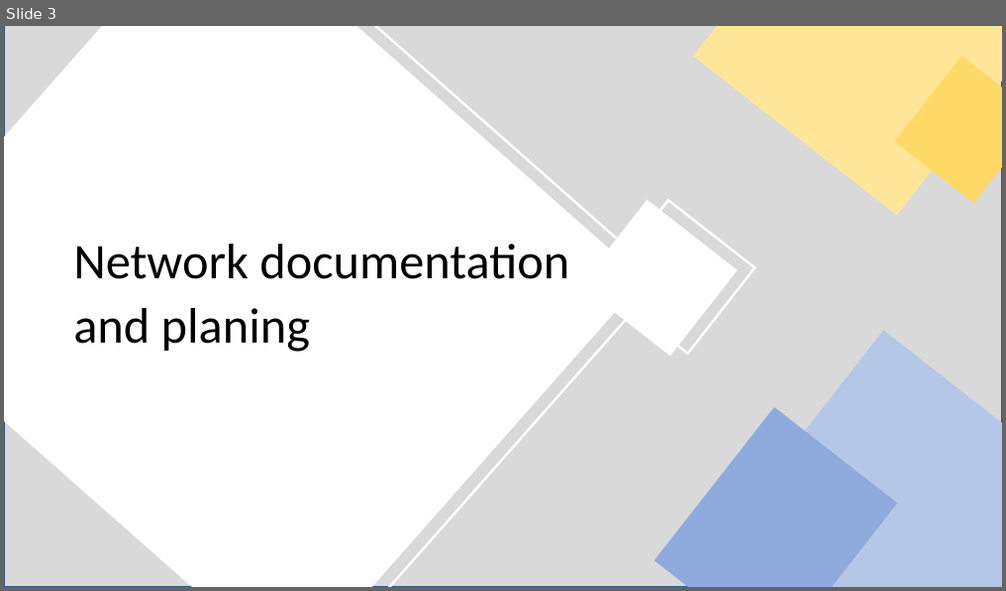
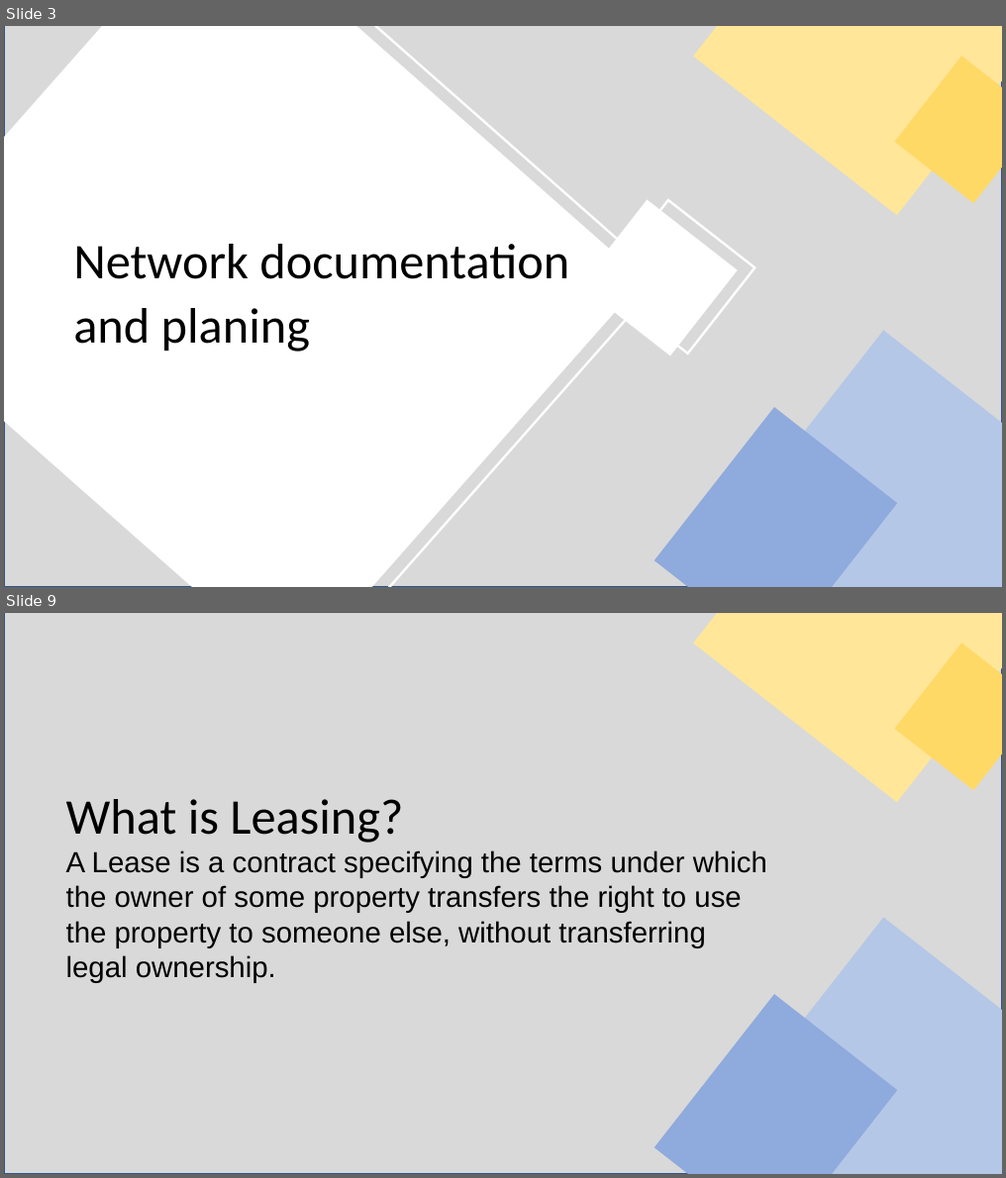
Before and after one commit to Rawezhham176/Learnfeld-3, a slide deck: IT- Clients in Netzwerk einbinden.pptx. Shown one above the other, each under a label of ours: slide 3 before the commit, slides 3 and 9 after it; the slides between them are not shown. The pictures are 1006x591 and 1006x1178 pixels, drawn with LibreOffice and Linux fonts; fonts in the diff are those of the drawing. Boxes give left, top, right and bottom in pixels: in the first picture for what was removed or moved away, otherwise in the second. Text is boxed around its words. In the diff, an @@ line names an element or a change of style, - is before the commit and + after.

```diff
--- a/IT- Clients in Netzwerk einbinden.pptx
+++ b/IT- Clients in Netzwerk einbinden.pptx
@@ slide 9 added at [4, 613, 1002, 1174], background #FFFFFF @@
@@ rectangle added at [4, 613, 1002, 1174], fill #D9D9D9, outline #325491 1 pt @@
@@ rectangle added at [694, 613, 1002, 802], fill #FFE699 @@
@@ rectangle added at [895, 644, 1002, 791], fill #FFD966 @@
@@ text added at [66, 799, 403, 843], 48 pt, text #000000 @@
+What is Leasing?
@@ text added at [66, 851, 767, 983], 28 pt, text #000000 @@
+A Lease is a contract specifying the terms under which the owner of some property transfers the right to use the property to someone else, without transferring legal ownership.
@@ rectangle added at [730, 918, 1002, 1174], fill #B4C7E7 @@
@@ rectangle added at [654, 994, 897, 1174], fill #8FAADC @@
```
Also in this commit, not shown: 2 slides changed, 12 other slides added, 1 slide removed, 1 other file.
